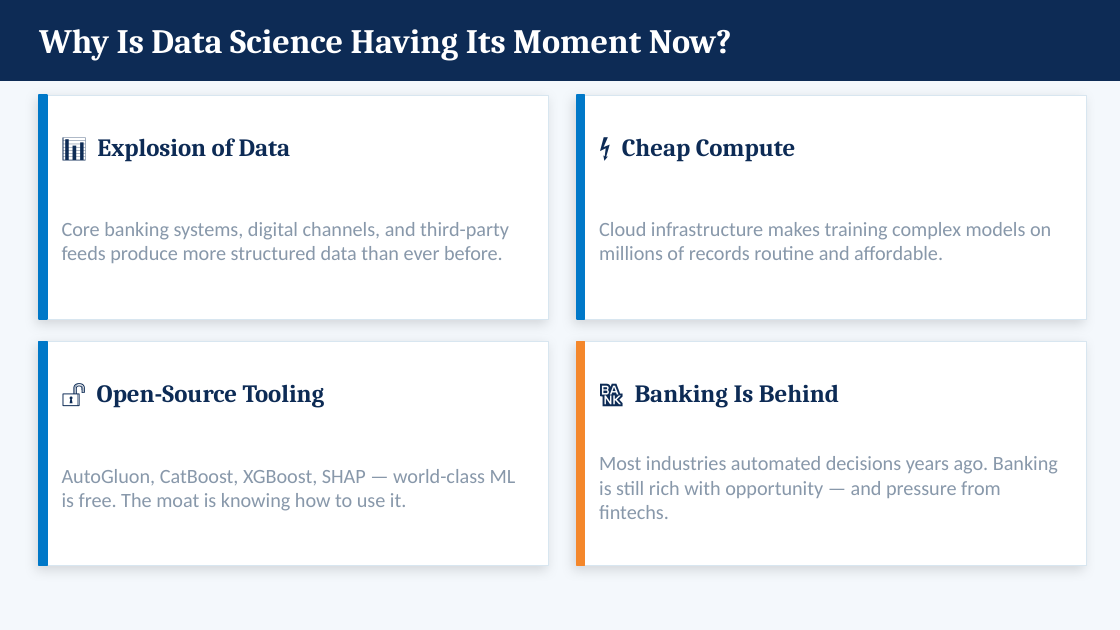
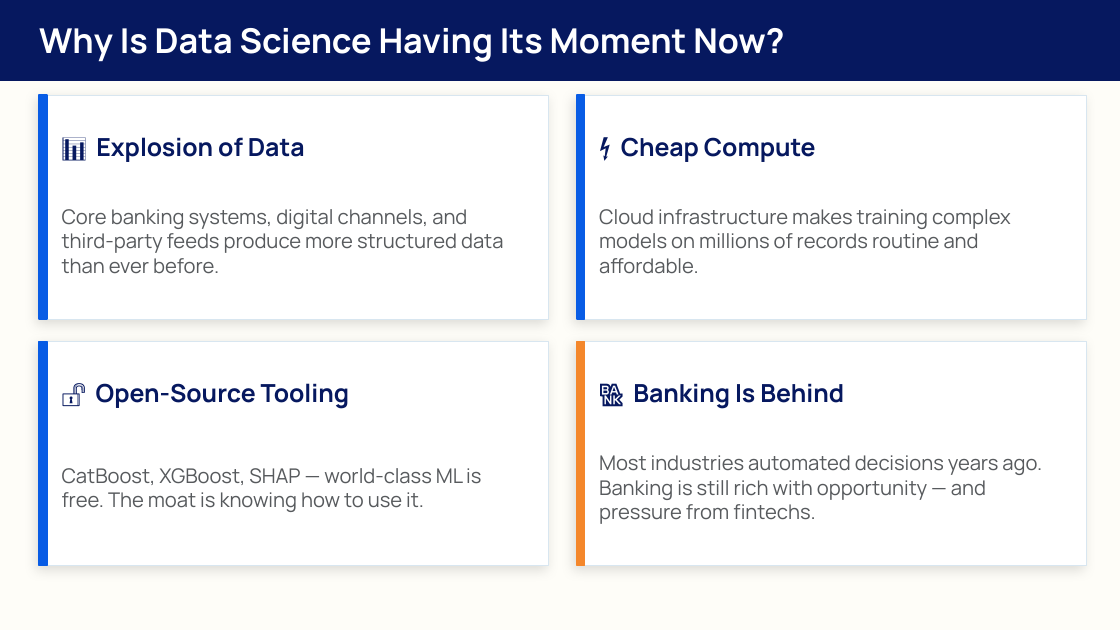
Before and after one commit to MonkeyWrenchGang/jhai_presentations, a slide deck: slide 12 of 14apr2026/data_science_for_banking_jh.pptx (slide 8 before the commit). Drawn at 1120x630 pixels with LibreOffice and Linux fonts; fonts in the diff are those of the drawing. Boxes give left, top, right and bottom in pixels: in the first picture for what was removed or moved away, otherwise in the second. Text is boxed around its words. In the diff, an @@ line names an element or a change of style, - is before the commit and + after.

```diff
--- a/14apr2026/data_science_for_banking_jh.pptx
+++ b/14apr2026/data_science_for_banking_jh.pptx
@@ background #F4F8FC to #FEFDF8 @@
@@ rectangle at bbox=[0, 0, 1120, 81]: fill #0D2B55 to #06185F; outline #0D2B55 1 pt to #06185F 1 pt @@
@@ text "Why Is Data Science Having ..." at bbox=[39, 28, 784, 62]: font Cambria to Manrope @@
@@ fill #0078C8 to #085CE5; outline #0078C8 1 pt to #085CE5 1 pt in 3 elements at bbox=[39, 95, 47, 319], bbox=[577, 95, 585, 319], bbox=[39, 342, 47, 566] @@
@@ font Cambria to Manrope, text colour #0D2B55 to #06185F in 4 elements at bbox=[96, 137, 305, 162], bbox=[621, 137, 816, 162], bbox=[96, 383, 350, 409], bbox=[633, 383, 844, 409] @@
@@ font Calibri to Manrope, text colour #8898AA to #575A5D in 3 elements at bbox=[62, 209, 503, 274], bbox=[599, 209, 1011, 274], bbox=[599, 455, 1042, 524] @@
@@ text at bbox=[62, 468, 481, 512]: text changed; font Calibri to Manrope; text colour #8898AA to #575A5D @@
-AutoGluon, CatBoost, XGBoost, SHAP — world-class ML is free. The moat is knowing how to use it.
+CatBoost, XGBoost, SHAP — world-class ML is free. The moat is knowing how to use it.
```
Also in this commit, not shown: 40 other slides changed, 12 slides added, 2 slides removed, 4 other files.
